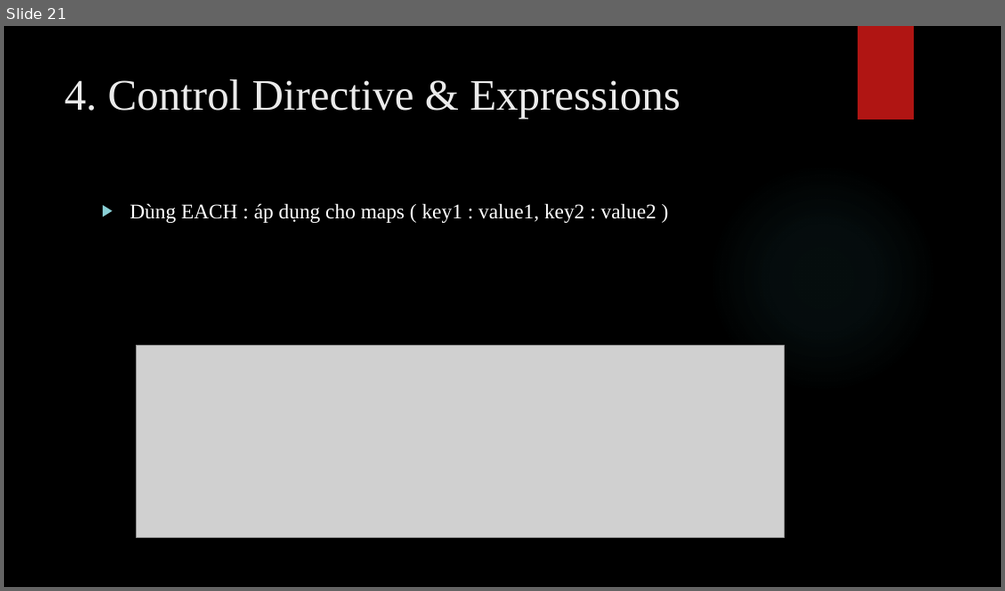
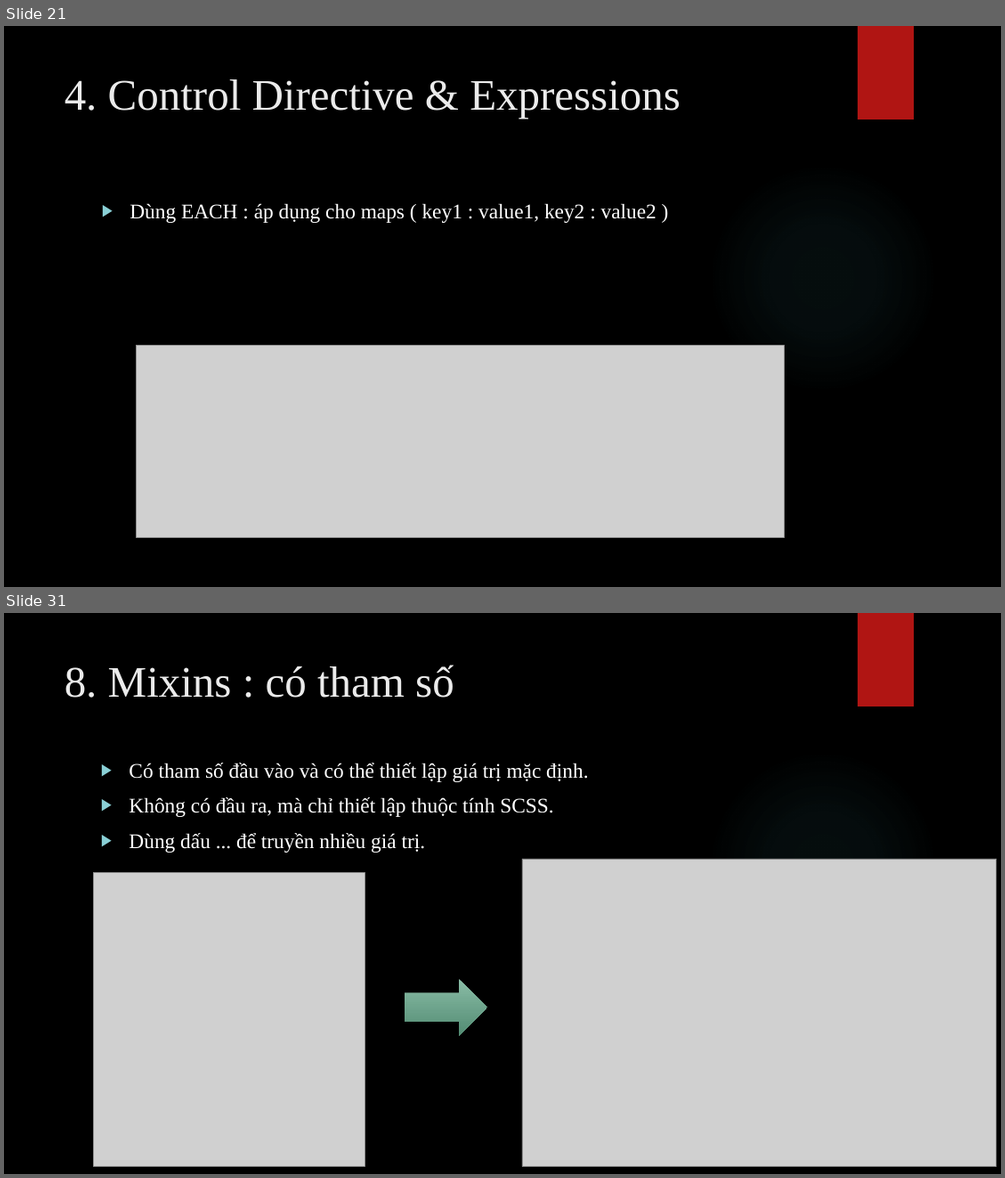
Before and after one commit to nghiepuit/sass, a slide deck: SASS.pptx. Shown one above the other, each under a label of ours: slide 21 before the commit, slides 21 and 31 after it; the slides between them are not shown. The pictures are 1005x591 and 1005x1178 pixels, drawn with LibreOffice and Linux fonts; fonts in the diff are those of the drawing; grey boxes stand for pictures; background and template pictures are left out. Boxes give left, top, right and bottom in pixels: in the first picture for what was removed or moved away, otherwise in the second. Text is boxed around its words. In the diff, an @@ line names an element or a change of style, - is before the commit and + after.

Commit message:
update slide

```diff
--- a/SASS.pptx
+++ b/SASS.pptx
@@ slide 31 added at (4, 613, 1001, 1174), background picture (left out); not listed: 2 template elements that a slide beside it also shows @@
@@ title added at (65, 665, 454, 698), 42 pt, text #EBEBEB @@
+8. Mixins : có tham số
@@ text added at (129, 763, 588, 852), 20 pt, text #FFFFFF @@
+▶ Có tham số đầu vào và có thể thiết lập giá trị mặc định.
+▶ Không có đầu ra, mà chỉ thiết lập thuộc tính SCSS.
+▶ Dùng dấu ... để truyền nhiều giá trị.
@@ picture added at (94, 873, 364, 1167) @@
@@ picture added at (522, 859, 996, 1166) @@
@@ right arrow added at (404, 979, 487, 1036), fill gradient #89BDA7 to #538C74 @@
```
Also in this commit, not shown: 9 other slides added, 4 other files.
